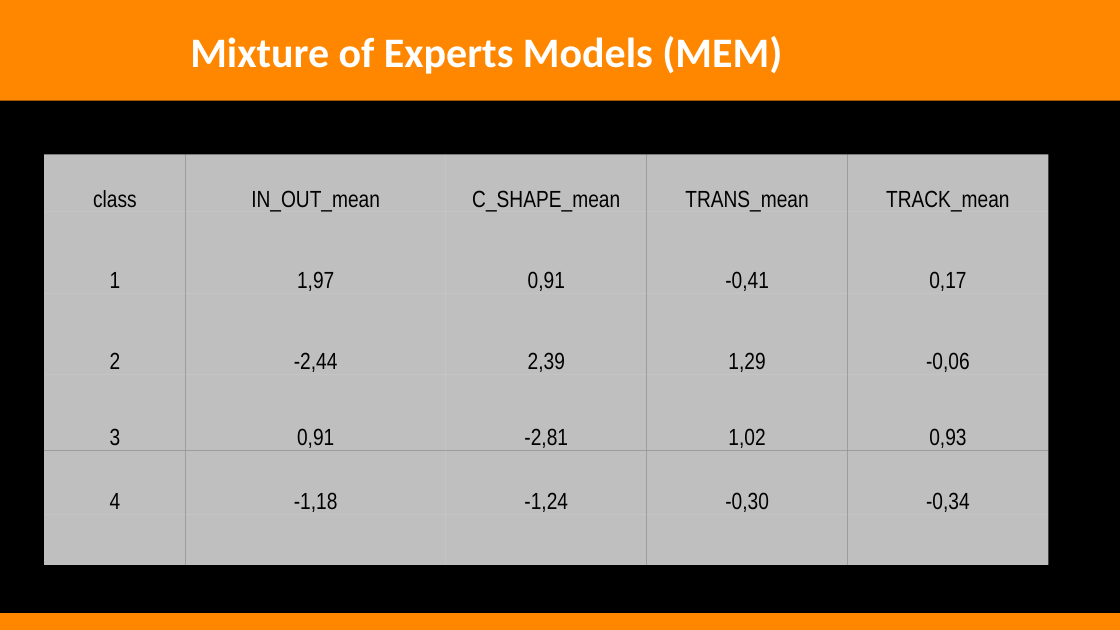
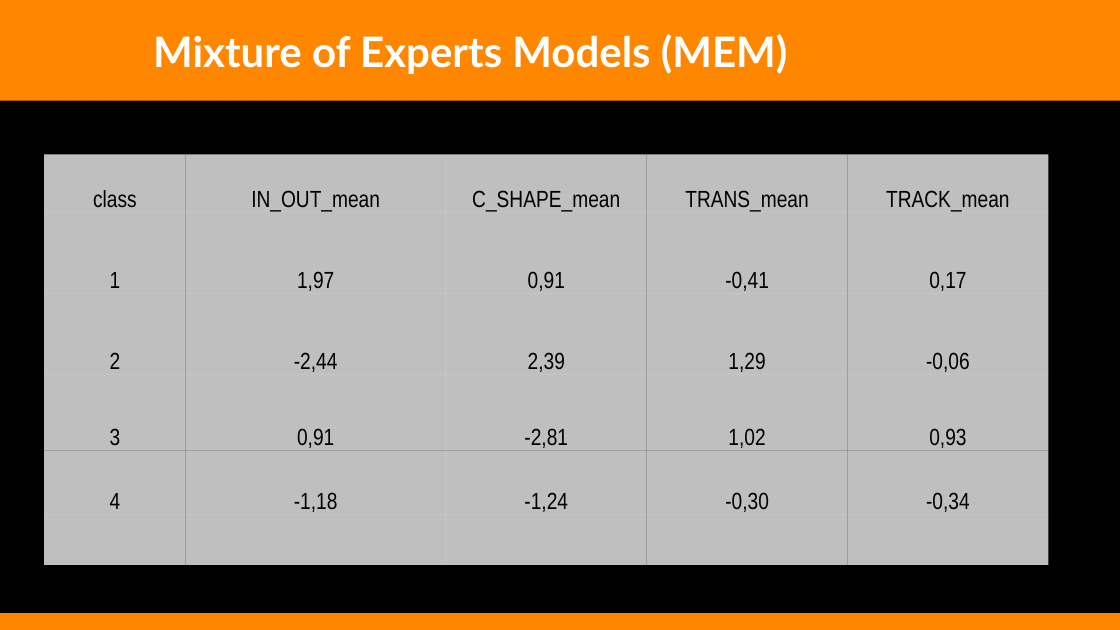
Before and after one commit to WBOnCedR/Stili_di_guida_f1, a slide deck: slide 17 of presentazione_F1_10min.pptx. Drawn at 1120x630 pixels with LibreOffice and Linux fonts; fonts in the diff are those of the drawing. Boxes give left, top, right and bottom in pixels: in the first picture for what was removed or moved away, otherwise in the second. Text is boxed around its words. In the diff, an @@ line names an element or a change of style, - is before the commit and + after.

```diff
--- a/presentazione_F1_10min.pptx
+++ b/presentazione_F1_10min.pptx
@@ text "Mixture of Experts Models (MEM)": place and size @@
-text "Mixture of Experts Models (MEM)" at bbox=[190, 36, 782, 74]
+text "Mixture of Experts Models (MEM)" at bbox=[153, 34, 788, 74]
@@ text "Mixture of Experts Models (MEM)" at bbox=[153, 34, 788, 74]: font Calibri to Lato @@
```
Also in this commit, not shown: 11 other slides changed, 1 other file.
